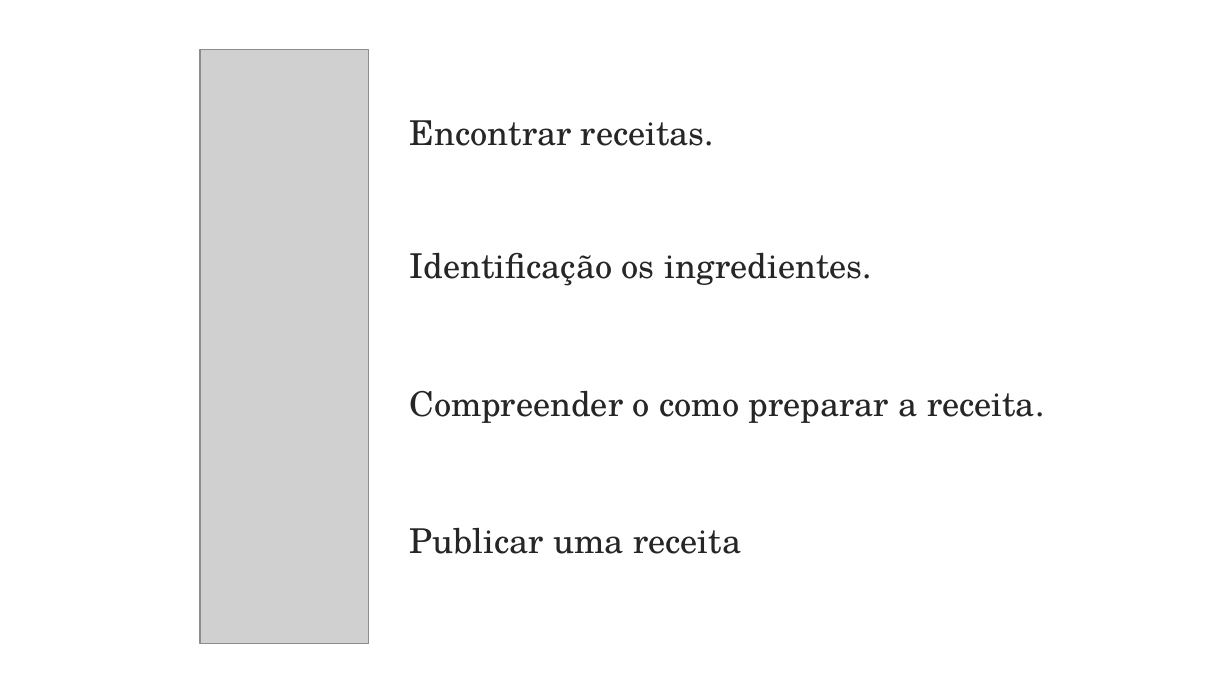
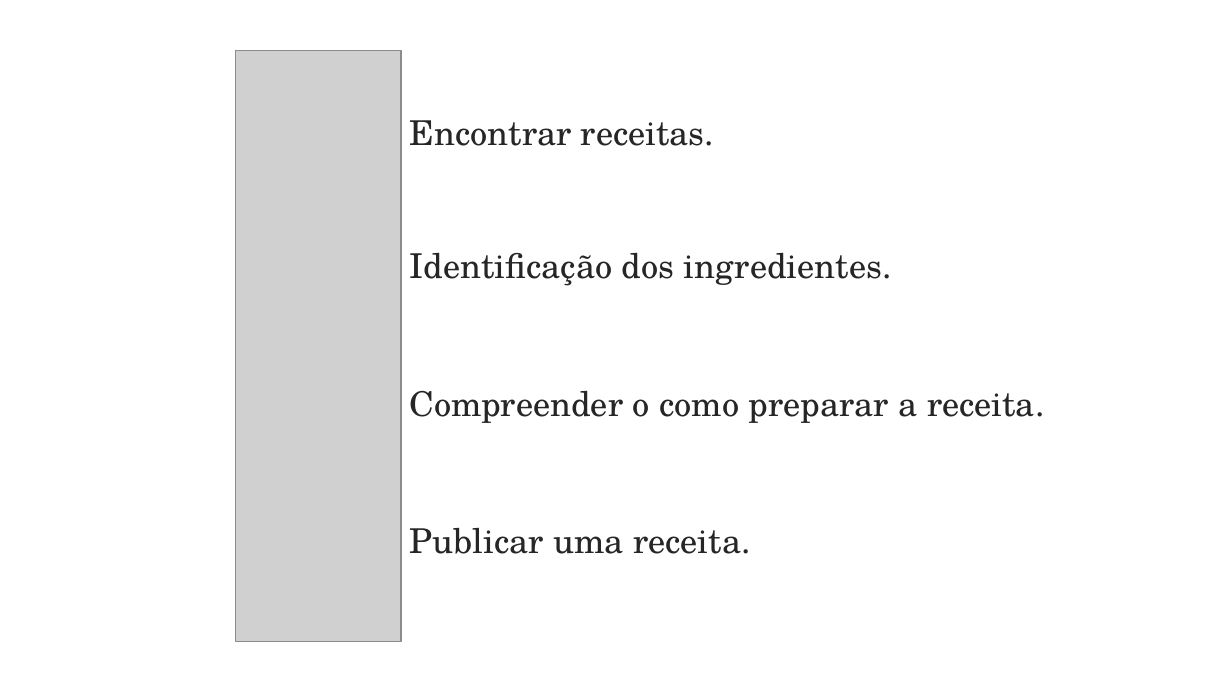
Before and after one commit to papletscook/letscook-doc, a slide deck: slide 5 of projeto/LetsCook_04.pptx. Drawn at 1232x693 pixels with LibreOffice and Linux fonts; fonts in the diff are those of the drawing; grey boxes stand for pictures; background and template pictures are left out. Boxes give left, top, right and bottom in pixels: in the first picture for what was removed or moved away, otherwise in the second. Text is boxed around its words. In the diff, an @@ line names an element or a change of style, - is before the commit and + after.

```diff
--- a/projeto/LetsCook_04.pptx
+++ b/projeto/LetsCook_04.pptx
@@ picture: place and size @@
-picture at <box>200,49,368,644</box>
+picture at <box>235,51,402,642</box>
@@ text at <box>410,252,892,286</box>: text changed @@
-Identificação os ingredientes.
+Identificação dos ingredientes.
@@ text at <box>410,527,751,554</box>: text changed @@
-Publicar uma receita
+Publicar uma receita.
```
Also in this commit, not shown: 2 other slides changed, 2 slides added.
